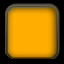
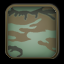
Layered file, before and after one edit (64 x 64). Changes by layer:
added layer "camo" above "milbackground" over [8, 7, 56, 57]
added layer "milbackground" above "Put Images Above this Layer" over [8, 7, 56, 57]
